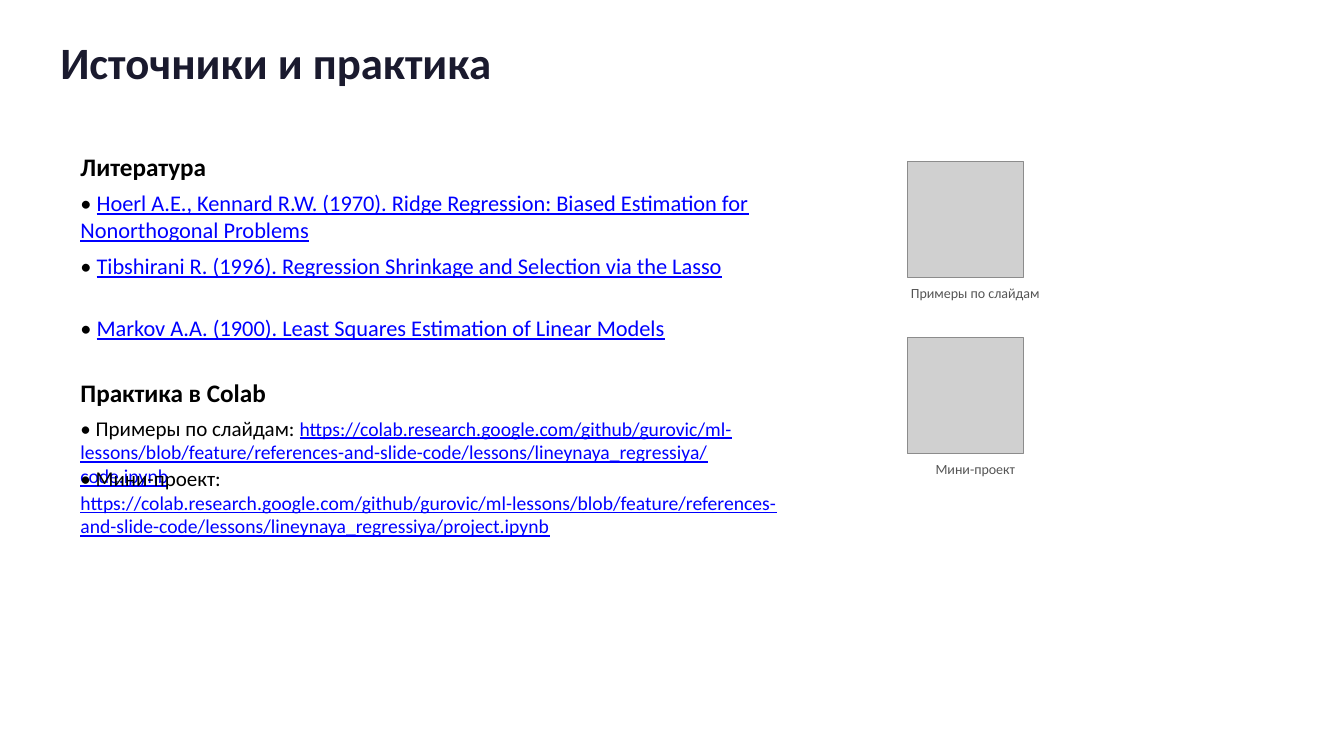
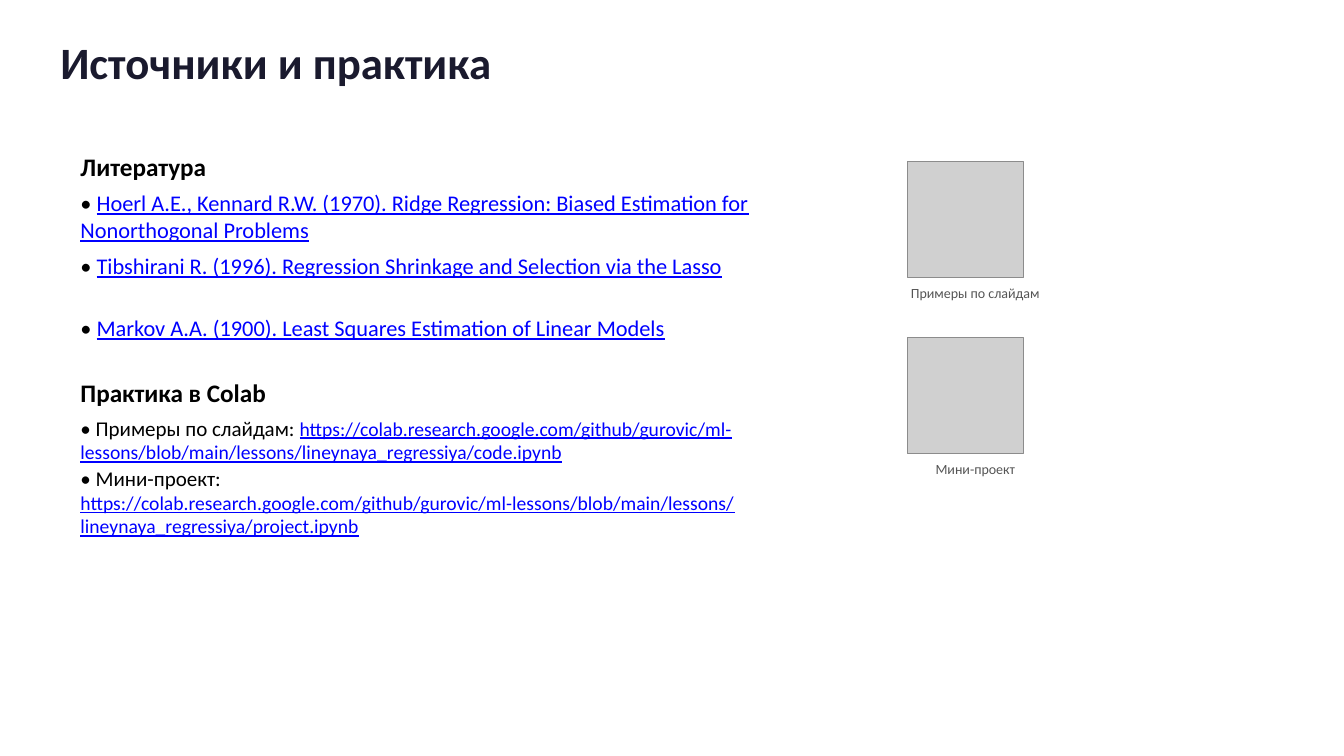
Before and after one commit to gurovic/ml-lessons, a slide deck: slide 18 of lessons/lineynaya_regressiya/presentation.pptx. Drawn at 1344x756 pixels with LibreOffice and Linux fonts; fonts in the diff are those of the drawing; grey boxes stand for pictures. Boxes give left, top, right and bottom in pixels: in the first picture for what was removed or moved away, otherwise in the second. Text is boxed around its words. In the diff, an @@ line names an element or a change of style, - is before the commit and + after.

```diff
--- a/lessons/lineynaya_regressiya/presentation.pptx
+++ b/lessons/lineynaya_regressiya/presentation.pptx
@@ text at [80,421,732,463]: text changed @@
-• Примеры по слайдам: https://colab.research.google.com/github/gurovic/ml-lessons/blob/feature/references-and-slide-code/lessons/lineynaya_regressiya/code.ipynb
+• Примеры по слайдам: https://colab.research.google.com/github/gurovic/ml-lessons/blob/main/lessons/lineynaya_regressiya/code.ipynb
@@ text at [80,472,733,537]: text changed @@
-• Мини-проект: https://colab.research.google.com/github/gurovic/ml-lessons/blob/feature/references-and-slide-code/lessons/lineynaya_regressiya/project.ipynb
+• Мини-проект: https://colab.research.google.com/github/gurovic/ml-lessons/blob/main/lessons/lineynaya_regressiya/project.ipynb
```
Also in this commit, not shown: 8 other files.
